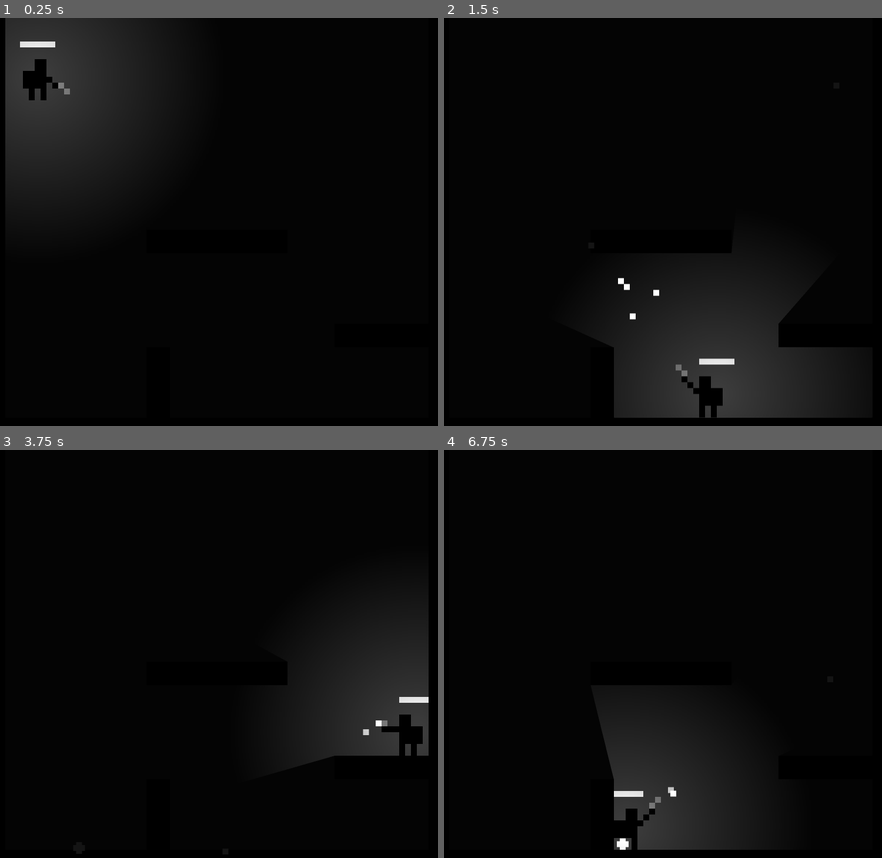
Above: before the commit, frames 1-4 (two rows, left to right).
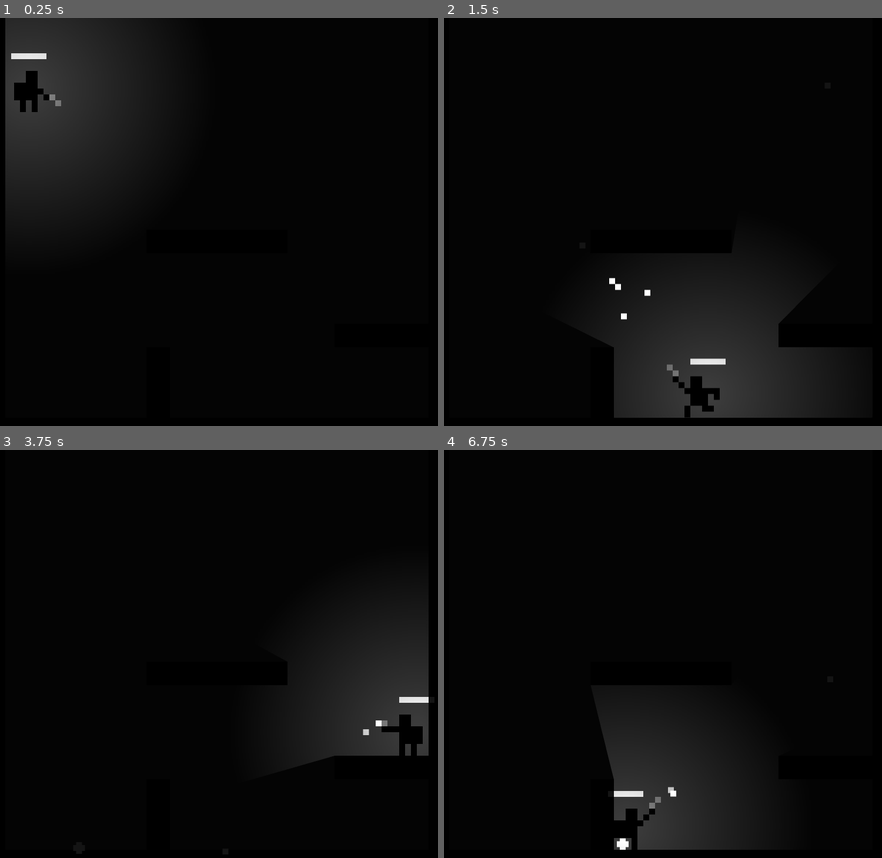
Above: after the commit, the same moments.

Repository: the-alex-g/goblin_guns
Game: Godot game, scene res://main/main.tscn
The game is run twice, just before and just after one commit, with the same random seed, the same clock (stepped at 60 frames per second) and the same inputs.
Inputs (mouse positions are in pixels of both pictures, inside the frame that each line leads up to):
- Up to frame 1 (0.25 s): no input
- Up to frame 2 (1.5 s): move the mouse to (763, 230) at 0.52 s; press the mouse at (763, 230) at 0.53 s; hold D (right) from 0.53 s (still down); tap Space (jump) at 0.77 s; move the mouse to (566, 275) at 1.27 s; release the mouse at (566, 275) at 1.28 s; click (566, 275) at 1.35 s
- Up to frame 3 (3.75 s): tap Space (jump) at 1.52, 3.02 s; move the mouse to (262, 580) at 2.02 s; release D (right) at 2.03 s; hold A (left) 2.03-2.78 s; hold Right mouse button (frag) 2.03-2.78 s; click (262, 580) at 2.3 s; move the mouse to (192, 780) at 2.77 s; hold D (right) from 2.78 s (still down); tap Shift (sneak) at 2.85 s; click (192, 780) at 3.05 s; move the mouse to (359, 756) at 3.52 s; press the mouse at (359, 756) at 3.53 s
- Up to frame 4 (6.75 s): tap Space (jump) at 3.77, 4.52, 6.02 s; move the mouse to (518, 613) at 4.27 s; release D (right) at 4.28 s; release the mouse at (518, 613) at 4.28 s; hold A (left) 4.28-5.03 s; click (518, 613) at 4.35 s; move the mouse to (684, 686) at 5.02 s; hold D (right) 5.03-5.78 s; hold Right mouse button (frag) 5.03-5.78 s; click (684, 686) at 5.3 s; move the mouse to (588, 568) at 5.77 s; hold A (left) from 5.78 s (still down); tap Shift (sneak) at 5.85 s; click (588, 568) at 6.05 s; move the mouse to (763, 662) at 6.52 s; press the mouse at (763, 662) at 6.53 s

The runs differ from the first frame. In frame 1, 0.8% of the frame differs, in the area x 2-16%, y 5-24%; in frame 2, 0.8%; in frame 3, less than 0.1%; in frame 4, less than 0.1%.

Commit message:
Add a join menu that should allow multiplayer

Diff:
--- /dev/null
+++ b/project/main/main.gd
@@ -0,0 +1,16 @@
+class_name Main
+extends Node2D
+
+var players : Array[int] = [0]
+
+@onready var _player_container := $PlayerContainer
+@onready var _darkness_layer := $CanvasModulate
+
+
+func _ready() -> void:
+	for id in players:
+		var player := preload("res://player/player.tscn").instantiate()
+		player.id = id
+		player.position = Vector2(16 * (id + 1), 16)
+		_player_container.add_child(player)
+	_darkness_layer.show()
--- a/project/main/main.tscn
+++ b/project/main/main.tscn
@@ -1,6 +1,6 @@
 [gd_scene format=4 uid="uid://bie1kdpm7kf32"]
 
-[ext_resource type="PackedScene" uid="uid://doiun1uhlaoho" path="res://player/player.tscn" id="1_53q0u"]
+[ext_resource type="Script" uid="uid://vrtx2up1fhb" path="res://main/main.gd" id="1_xwkvk"]
 [ext_resource type="Texture2D" uid="uid://dcd85i1txcjm3" path="res://main/tile.png" id="2_pjrb6"]
 
 [sub_resource type="OccluderPolygon2D" id="OccluderPolygon2D_pjrb6"]
@@ -20,6 +20,7 @@
 sources/0 = SubResource("TileSetAtlasSource_xwkvk")
 
 [node name="Main" type="Node2D" unique_id=1247647158]
+script = ExtResource("1_xwkvk")
 
 [node name="ColorRect" type="ColorRect" parent="." unique_id=2040054560]
 offset_left = -7.0
@@ -28,13 +29,13 @@
 offset_bottom = 154.0
 color = Color(0.22670749, 0.22670749, 0.22670746, 1)
 
-[node name="Player" parent="." unique_id=1037376385 instance=ExtResource("1_53q0u")]
-position = Vector2(19, 12)
-
 [node name="TileMapLayer" type="TileMapLayer" parent="." unique_id=515293565]
 self_modulate = Color(0, 0, 0, 1)
 tile_map_data = PackedByteArray("AAAAAAAAAAAAAAAAAAAAAAUAAAAAAAAAAAAAAAEAAAAAAAAAAAAAAAIAAAAAAAAAAAAAAAMAAAAAAAAAAAAAAA …(2000 unchanged characters)…
 tile_set = SubResource("TileSet_saui7")
 
+[node name="PlayerContainer" type="Node2D" parent="." unique_id=2042826993]
+
 [node name="CanvasModulate" type="CanvasModulate" parent="." unique_id=2021254584]
+visible = false
 color = Color(0.078431375, 0.078431375, 0.078431375, 1)
--- /dev/null
+++ b/project/menus/join_menu.gd
@@ -0,0 +1,34 @@
+extends Control
+
+
+var _joined_players : Array[int] = []
+
+
+func _input(event: InputEvent) -> void:
+	if event is InputEventJoypadButton and event.is_pressed():
+		if _has_player(event.device):
+			if event.button_index == JoyButton.JOY_BUTTON_B:
+				_remove_player(event.device)
+			elif event.button_index == JoyButton.JOY_BUTTON_START:
+				_start_game()
+		else:
+			_add_player(event.device)
+
+
+func _has_player(id: int) -> bool:
+	return _joined_players.has(id)
+
+
+func _add_player(id: int) -> void:
+	_joined_players.append(id)
+
+
+func _remove_player(id: int) -> void:
+	_joined_players.erase(id)
+
+
+func _start_game() -> void:
+	var game := preload("res://main/main.tscn").instantiate()
+	if _joined_players.size() > 0:
+		game.players = _joined_players
+	get_tree().change_scene_to_node(game)
--- /dev/null
+++ b/project/menus/join_menu.tscn
@@ -0,0 +1,12 @@
+[gd_scene format=3 uid="uid://bsg8owacqrmst"]
+
+[ext_resource type="Script" uid="uid://d35ftj4s7qnj0" path="res://menus/join_menu.gd" id="1_1lo3k"]
+
+[node name="JoinMenu" type="Control" unique_id=1722597193]
+layout_mode = 3
+anchors_preset = 15
+anchor_right = 1.0
+anchor_bottom = 1.0
+grow_horizontal = 2
+grow_vertical = 2
+script = ExtResource("1_1lo3k")
--- a/project/player/player.gd
+++ b/project/player/player.gd
@@ -73,7 +73,6 @@
 		velocity.y -= jump_strength
 	if _is_action_pressed("fire", JoyButton.JOY_BUTTON_X) and _can_attack:
 		_fire_bullet()
-		_run_cooldown(gun_cooldown)
 	if _is_action_pressed("frag", JoyButton.JOY_BUTTON_B) and _can_attack:
 		_throw_grenade(preload("res://grenades/frag_grenade.tscn").instantiate())
 	var sneaking := _is_action_pressed("sneak", JoyButton.JOY_BUTTON_PADDLE2)
@@ -179,6 +178,7 @@
 	bullet.global_position = _get_launch_position(angle)
 	get_tree().root.add_child(bullet)
 	_add_muzzle_flash(angle)
+	_run_cooldown(gun_cooldown)
 
 
 func _play_special_animation(anim_name: String) -> void:
Not shown, added: project/main/main.gd.uid
Not shown, added: project/menus/join_menu.gd.uid
